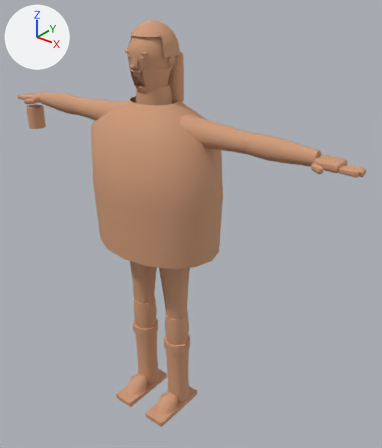
Before and after pictures for a commit that changed the Blender file creative/3d-characters/npc_elder/source/tb_npc_elder.blend.
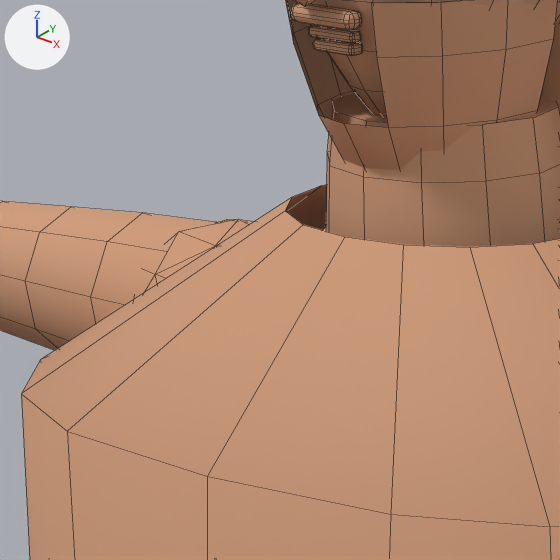
Old and new are each drawn whole from a 50 mm lens placed at (1.39, -1.509, 1.93), pointed at (0.097, 0.108, 0.927) and again close up on the part from 23% to 45% of the width and 15% to 34% of the height. Lighting does not change. The marker at upper left points along +X, +Y and +Z. The first two pictures are the older version. The close-ups show mesh edges as thin lines.

Objects in the first close-up: 'npc_elder_mesh'.
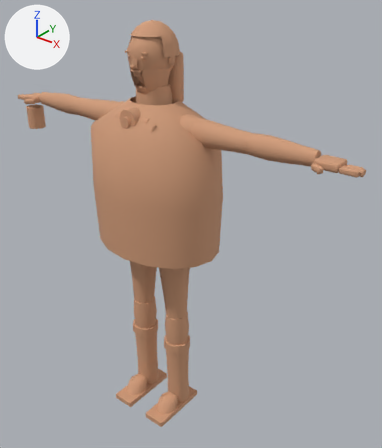
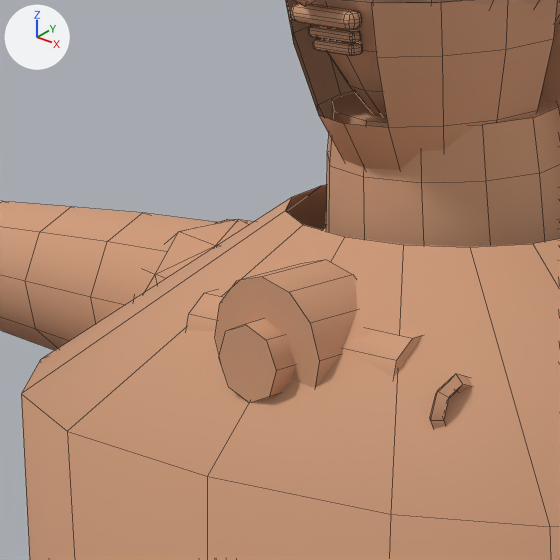
What changed in the scene script:
```text
Change me_npc_elder_mesh:
    used by ob_npc_elder_mesh; location = (0.0, 0.0, 0.0)
    remove me_npc_elder_mesh.from_pydata(...)  # 2453 vertices, 2354 faces; spans x -0.86..0.86, y -0.22..0.22, z 0.0..1.76
    add me_npc_elder_mesh.from_pydata(...)  # 2877 vertices, 2740 faces; spans x -0.86..0.86, y -0.22..0.22, z 0.0..1.76
    me_npc_elder_mesh part 1: a new loose piece, a 12-sided cylinder along y spanning x -0.04..0.04, y -0.15..-0.1, z 1.38..1.46, in mat_tbc_skin (brown #d19c79)
    me_npc_elder_mesh part 2: a new loose piece, an 8-sided cylinder along y spanning x -0.022..0.022, y -0.165..-0.145, z 1.393..1.437, in mat_tbc_skin (brown #d19c79)
    me_npc_elder_mesh part 3: a new loose piece, a 10-sided cylinder along x spanning x -0.08..-0.03, y -0.136..-0.084, z 1.383..1.433, in mat_tbc_skin (brown #d19c79)
    me_npc_elder_mesh part 4: a new loose piece, a 10-sided cylinder along x spanning x 0.03..0.08, y -0.136..-0.084, z 1.383..1.433, in mat_tbc_skin (brown #d19c79)
    me_npc_elder_mesh part 5: 336 vertices added at x -0.15..0.15, y -0.15..0.12, z 0.96..1.42
    other edits to the shape of me_npc_elder_mesh do not show in these pictures
```

Where the change shows, as pixel boxes [x1, y1, x2, y2] in the close-ups (560 x 560 px):
part 1 of me_npc_elder_mesh, added (brown)
    after: [215, 260, 358, 388]
part 2 of me_npc_elder_mesh, added (brown)
    after: [219, 319, 295, 403]
part 3 of me_npc_elder_mesh, added (brown)
    after: [186, 289, 225, 331]
part 4 of me_npc_elder_mesh, added (brown)
    after: [342, 330, 423, 377]
part 5 of me_npc_elder_mesh, added (brown)
    after: [430, 374, 472, 429]
